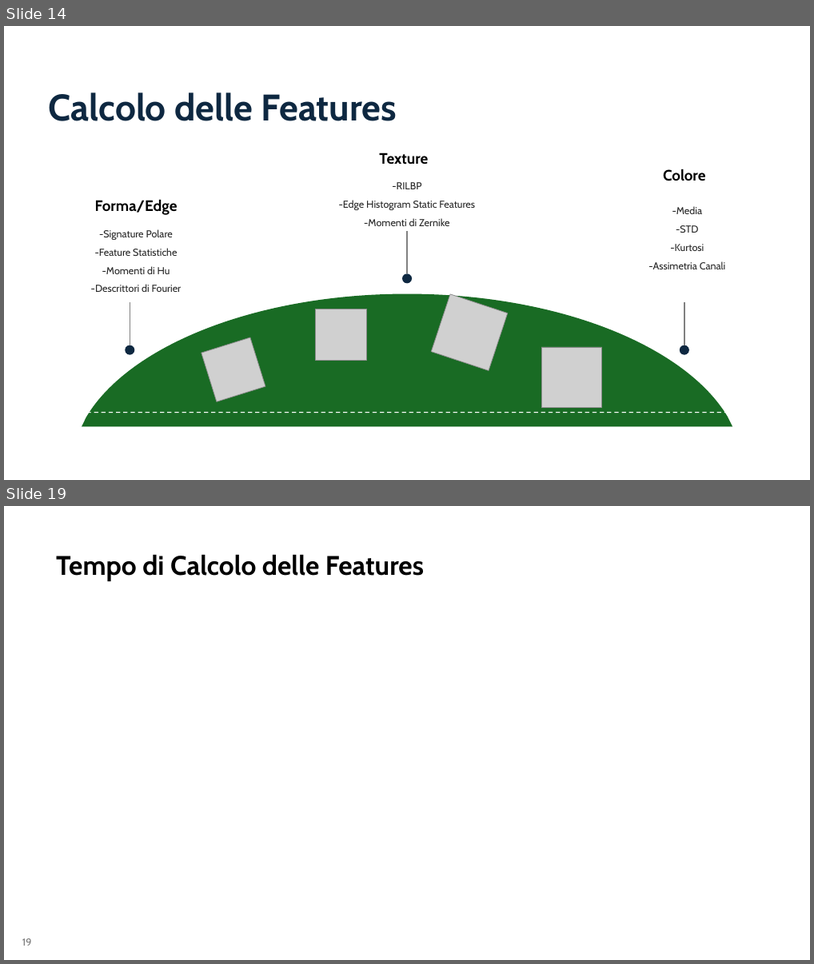
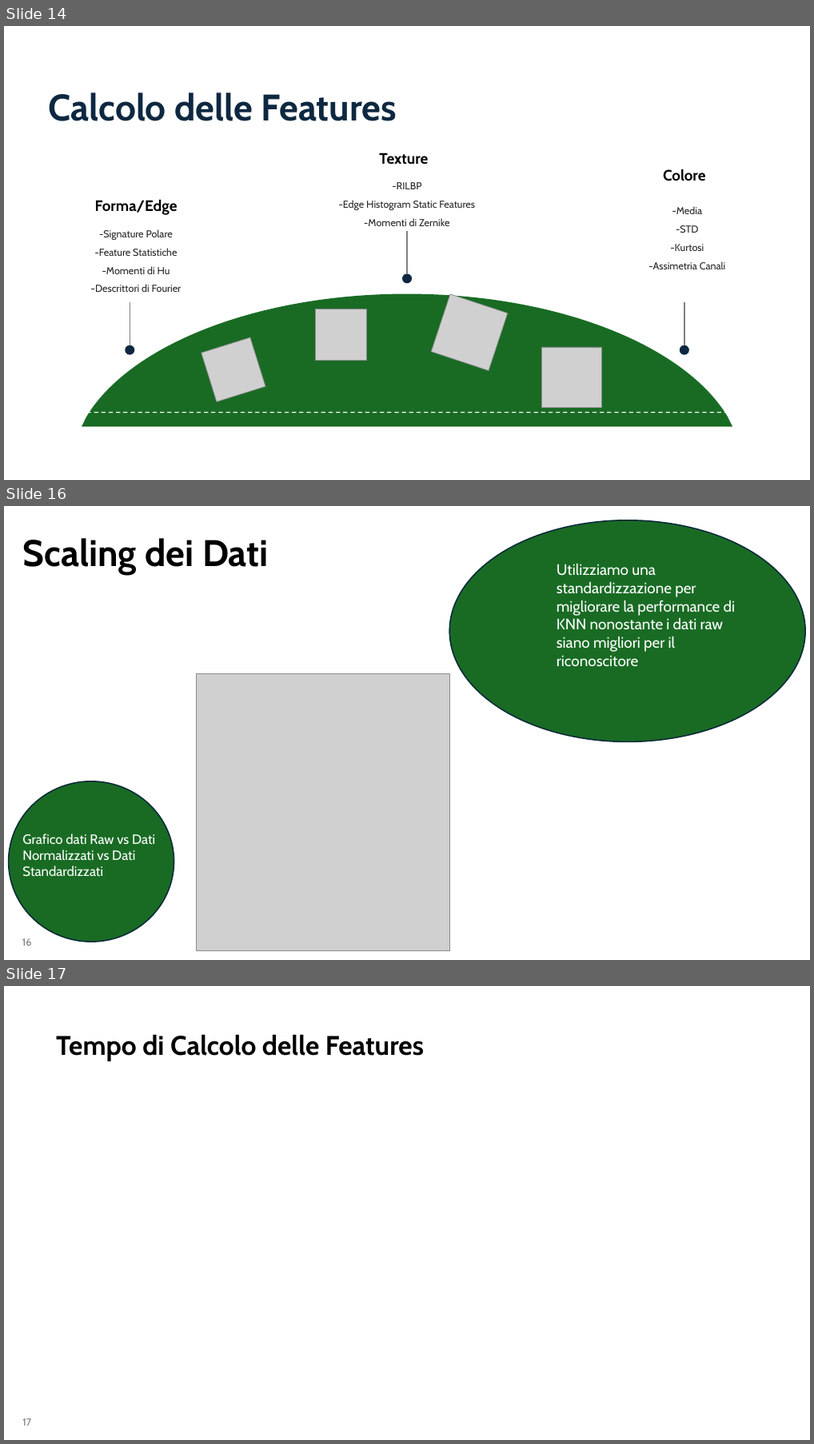
Before and after one commit to aleeteo/leaf_ID, a slide deck: presentazione/ProjectLeafWIP.pptx. Shown one above the other, each under a label of ours: slides 14 and 19 before the commit, slides 14, 16 and 17 after it; the slides between them are not shown. The pictures are 814x964 and 814x1444 pixels, drawn with LibreOffice and Linux fonts; fonts in the diff are those of the drawing; grey boxes stand for pictures. Boxes give left, top, right and bottom in pixels: in the first picture for what was removed or moved away, otherwise in the second. Text is boxed around its words. In the diff, an @@ line names an element or a change of style, - is before the commit and + after.

```diff
--- a/presentazione/ProjectLeafWIP.pptx
+++ b/presentazione/ProjectLeafWIP.pptx
@@ slide 16 added at <box>4,506,810,960</box>, background #FFFFFF @@
@@ ellipse added at <box>450,520,806,742</box>, fill #196B24, outline #092A39 1.5 pt @@
@@ title added at <box>23,538,269,575</box>, 44 pt, text #000000, bold @@
+Scaling dei Dati
@@ text added at <box>557,564,735,666</box>, 18 pt, text #FFFFFF @@
+Utilizziamo una standardizzazione per migliorare la performance di KNN nonostante i dati raw siano migliori per il riconoscitore
@@ picture added at <box>196,673,450,951</box> @@
@@ ellipse added at <box>8,781,174,941</box>, fill #196B24, outline #092A39 1.5 pt @@
@@ text added at <box>22,833,155,876</box>, 16 pt, text #FFFFFF @@
+Grafico dati Raw vs Dati Normalizzati vs Dati Standardizzati
@@ page number added at <box>22,938,32,945</box>, 12 pt, text #797979 @@
+16
@@ what was slide 19 is now slide 17 @@
@@ page number at <box>22,1418,31,1425</box>: text changed @@
-19
+17
```
Also in this commit, not shown: 3 slides changed, 4 other slides added, 1 slide removed.
